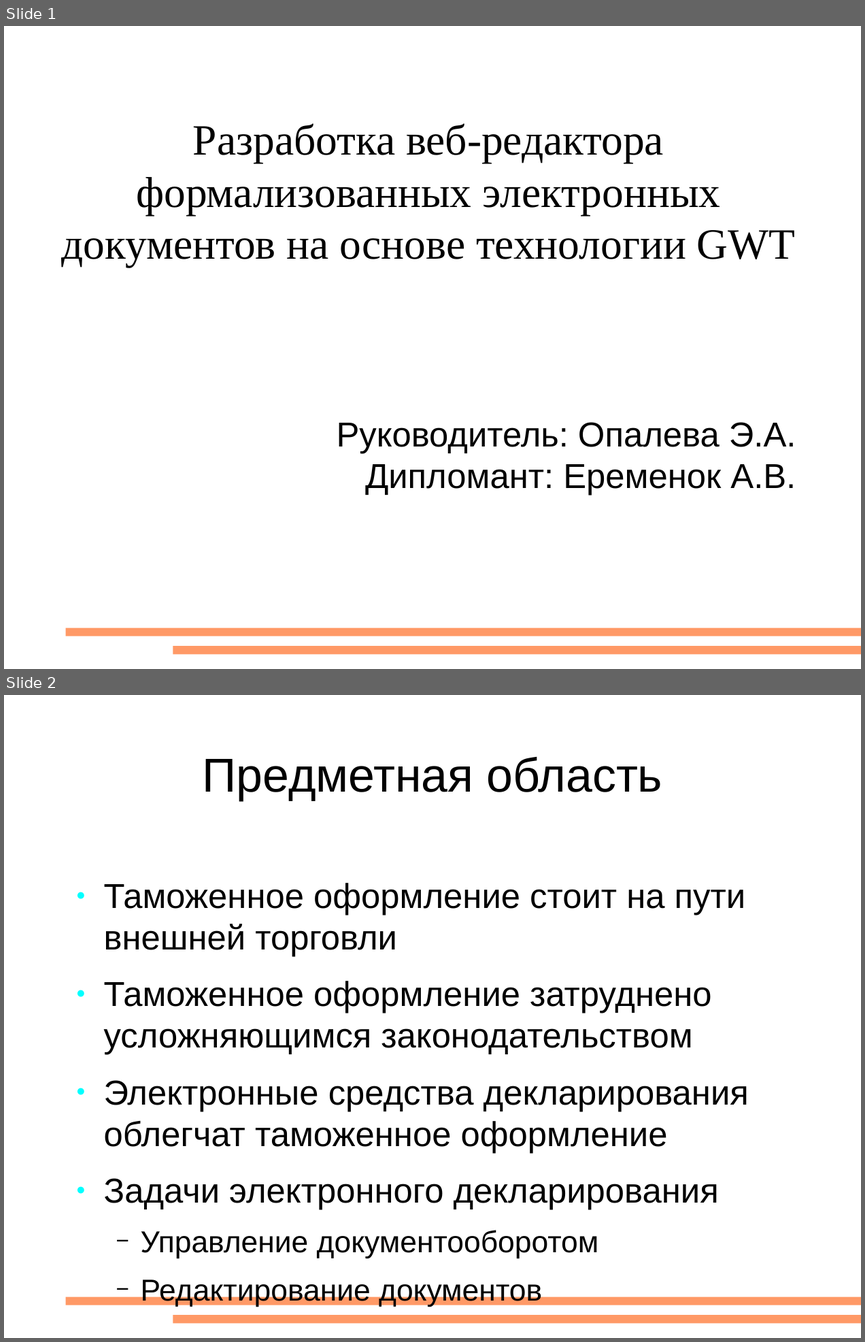
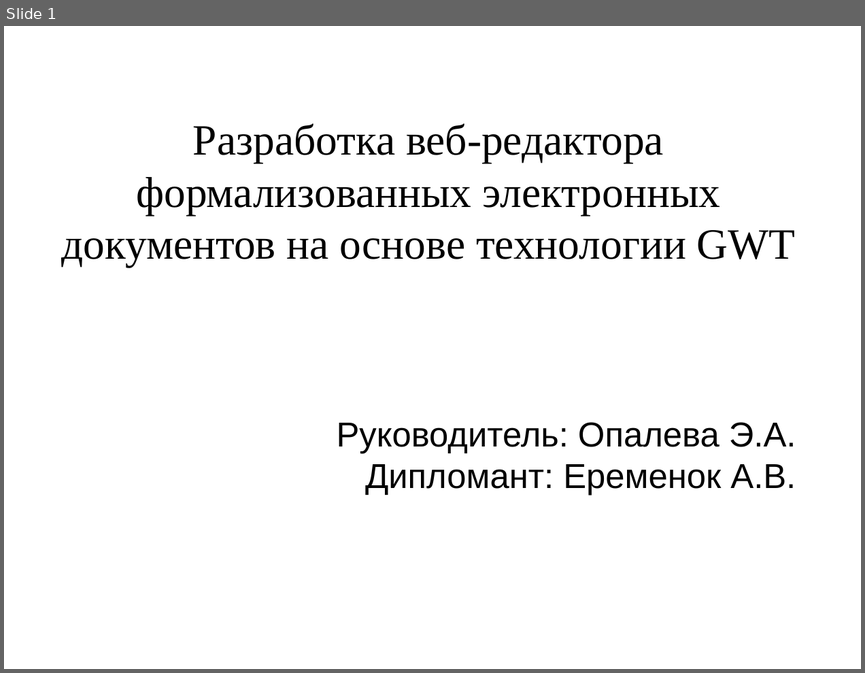
Before and after one commit to aeremenok/a-team-777, a slide deck: diploma/eav/diploma/demo.odp. Shown one above the other, each under a label of ours: slides 1 and 2 before the commit, slide 1 after it. The pictures are 865x1342 and 865x673 pixels, drawn with LibreOffice and Linux fonts; fonts in the diff are those of the drawing. Boxes give left, top, right and bottom in pixels: in the first picture for what was removed or moved away, otherwise in the second. Text is boxed around its words. In the diff, an @@ line names an element or a change of style, - is before the commit and + after.

```diff
--- a/diploma/eav/diploma/demo.odp
+++ b/diploma/eav/diploma/demo.odp
@@ slide 2 removed at <box>4,695,861,1338</box>, background #FFFFFF; not listed: 2 template elements that a slide beside it also shows @@
@@ title removed at <box>203,757,662,800</box> @@
-Предметная область
@@ text removed at <box>104,883,749,1307</box> @@
-● Таможенное оформление стоит на пути внешней торговли
-● Таможенное оформление затруднено усложняющимся законодательством
-● Электронные средства декларирования облегчат таможенное оформление
-● Задачи электронного декларирования
-  − Управление документооборотом
-  − Редактирование документов
@@ slide 1 changed as well @@
@@ rectangle removed at <box>65,628,861,637</box> @@
@@ rectangle removed at <box>173,645,861,654</box> @@
```
Also in this commit, not shown: 15 other slides changed, 1 slide added, 5 other files.
